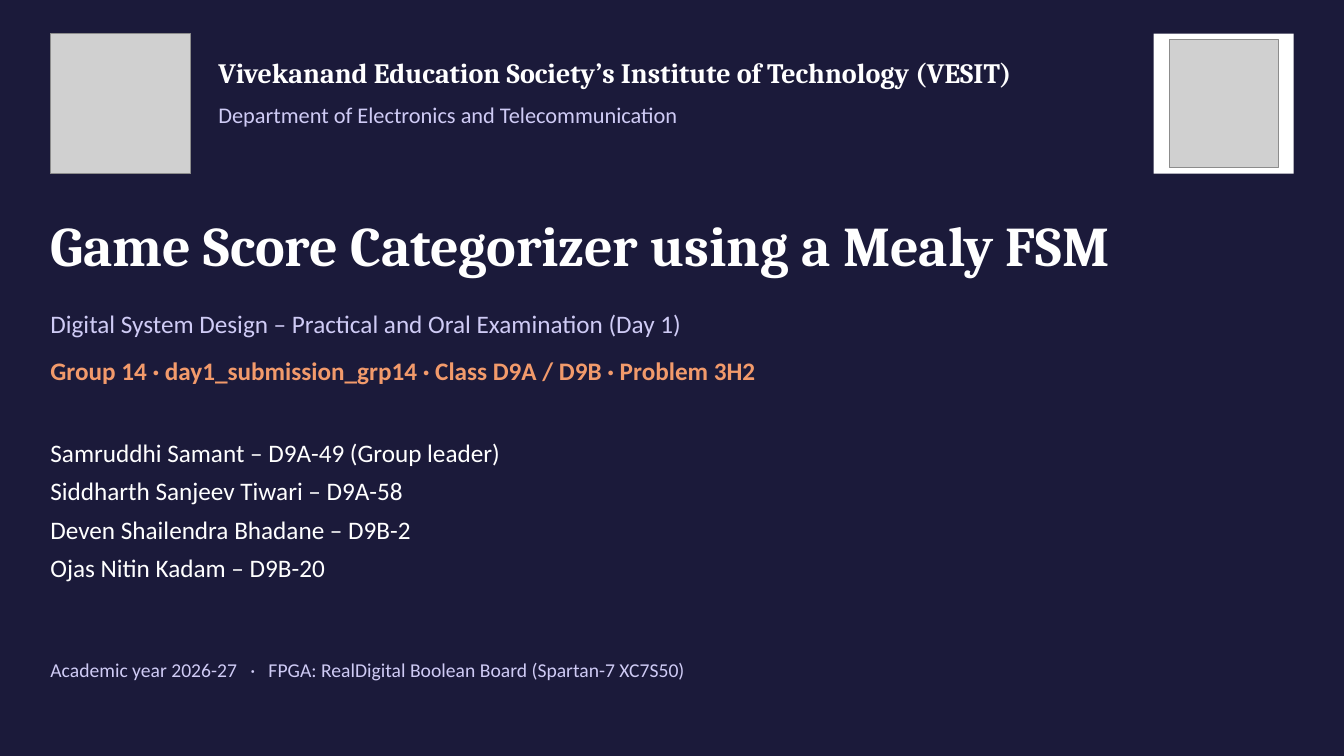
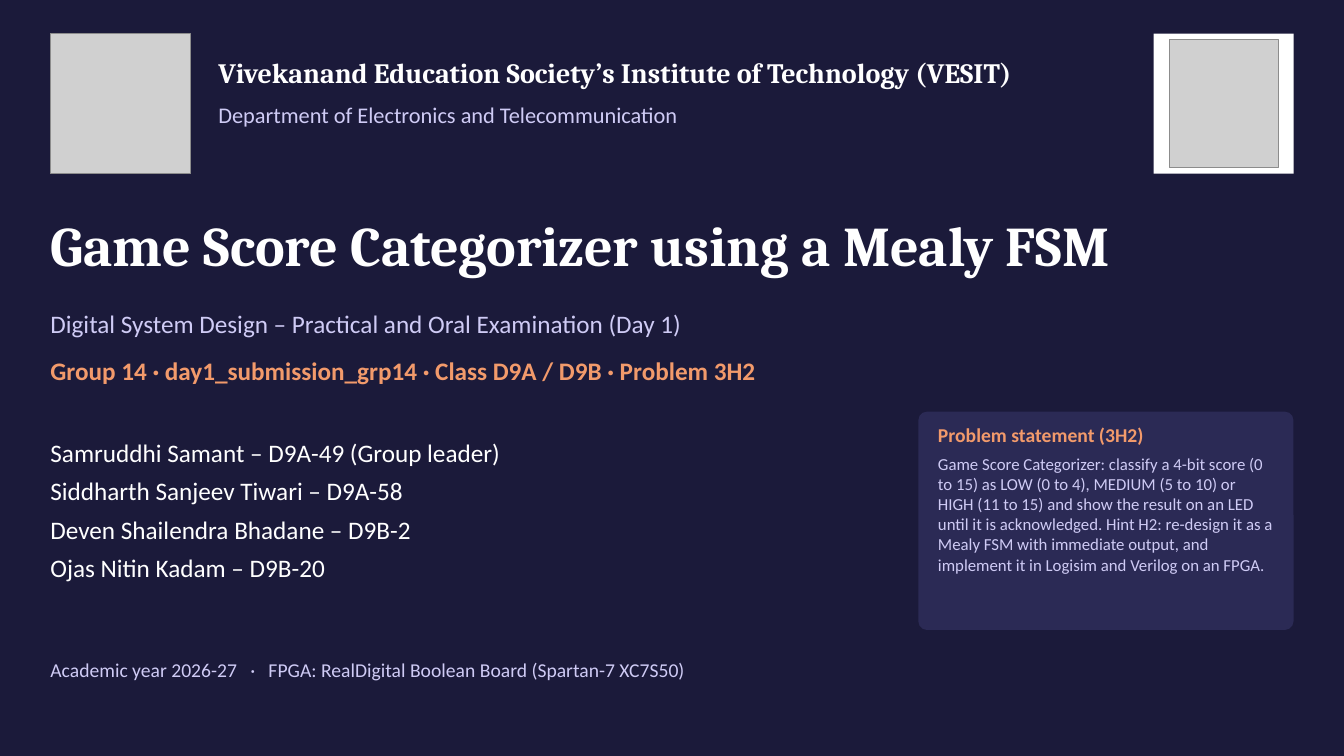
Before and after one commit to MrugendraVasmatkar/Digital_System_Design_Practical_2026_27_D9A_B, a slide deck: slide 1 of Group_Submissions/day1_submission_grp14/06_Presentation/Group14_DSD_Presentation.pptx. Drawn at 1344x756 pixels with LibreOffice and Linux fonts; fonts in the diff are those of the drawing; grey boxes stand for pictures. Boxes give left, top, right and bottom in pixels: in the first picture for what was removed or moved away, otherwise in the second. Text is boxed around its words. In the diff, an @@ line names an element or a change of style, - is before the commit and + after.

```diff
--- a/Group_Submissions/day1_submission_grp14/06_Presentation/Group14_DSD_Presentation.pptx
+++ b/Group_Submissions/day1_submission_grp14/06_Presentation/Group14_DSD_Presentation.pptx
@@ rounded rectangle added at <box>919,411,1294,630</box>, fill #2B2A55 @@
@@ text added at <box>938,427,1143,445</box>, 14 pt, text #F29A6B, bold @@
+Problem statement (3H2)
@@ text added at <box>938,458,1272,574</box>, 12 pt, text #CFCBF5 @@
+Game Score Categorizer: classify a 4-bit score (0 to 15) as LOW (0 to 4), MEDIUM (5 to 10) or HIGH (11 to 15) and show the result on an LED until it is acknowledged. Hint H2: re-design it as a Mealy FSM with immediate output, and implement it in Logisim and Verilog on an FPGA.
```
Also in this commit, not shown: 2 other slides changed, 2 other files.
